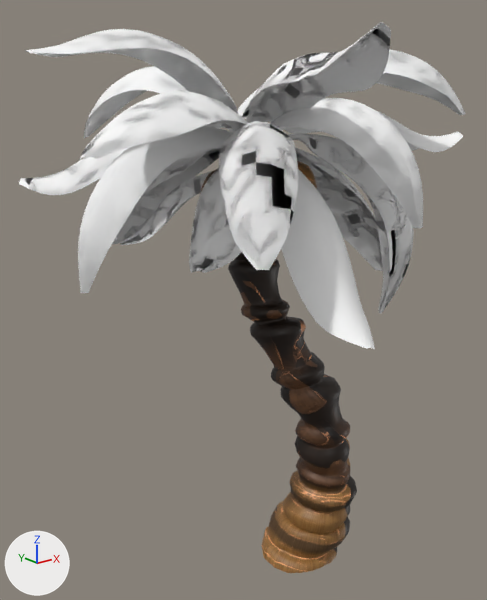
Two versions of the FBX model VendrediProto/Assets/ART/ENVIRONMENT/TREES/Coconuts_Trees/Coconut_Tree_03/Coconut_Tree_03.fbx, one commit apart.
Camera for both pictures: a 50 mm camera at (-4.12, -4.33, 4.54) aimed at (-0.36, 0.38, 2.66). Every picture has the same lights, and +X, +Y and +Z are marked at lower left. Objects named as collision shapes, trigger or cutter boxes, shadow casters or lower levels of detail are left out. Where no turn or scale is listed for an object, it has been applied to the vertices. Vertices at the same position are counted once.

In view in the first picture: 'Coconut_Leafs_03_LOD0', 'Coconut_Trunk_03_LOD0'.
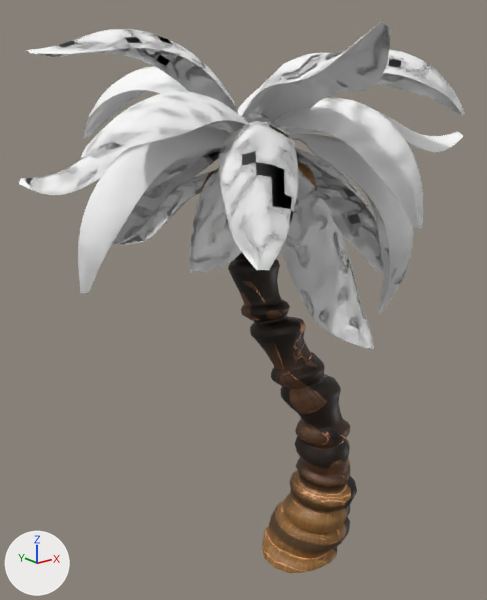
The newer file is also rescaled (x1.112) as a whole; pictures and numbers use the older file's frame.

What differs and where, as boxes (x1, y1, x2, y2) in the pictures (487 x 600 px):
part 1 of me_mesh_001, built on
    before: (25, 25, 454, 273)
    after: (142, 22, 414, 349)
part 2 of me_mesh_001, added
    after: (80, 136, 117, 159)

Patch to the scene script:
```diff
--- a/VendrediProto/Assets/ART/ENVIRONMENT/TREES/Coconuts_Trees/Coconut_Tree_03/Coconut_Tree_03.fbx.py
+++ b/VendrediProto/Assets/ART/ENVIRONMENT/TREES/Coconuts_Trees/Coconut_Tree_03/Coconut_Tree_03.fbx.py
@@ me_mesh_001 @@
 # used by ob_coconut_leafs_03_lod0; location = (0.0, 0.0, 0.0)
-me_mesh_001.from_pydata(...)  # 5812 vertices, 5724 faces; spans x -2.29..1.63, y -1.58..2.15, z 2.6..4.96
+me_mesh_001.from_pydata(...)  # 6141 vertices, 5938 faces; spans x -2.29..1.63, y -1.58..2.15, z 2.6..4.96
+# me_mesh_001 part 1: 142 vertices removed from x -2.24..0.93, y -1.55..1.49, z 3.04..4.96; 465 vertices added at x -1.55..0.67, y -1.58..1.96, z 2.61..4.91
+# me_mesh_001 part 2: 6 vertices added at x -2.29..-2.21, y -0.57..-0.34, z 4.14..4.2
 me_mesh_001.materials.append(mat_coconut_tree_leaf_mat)
```
